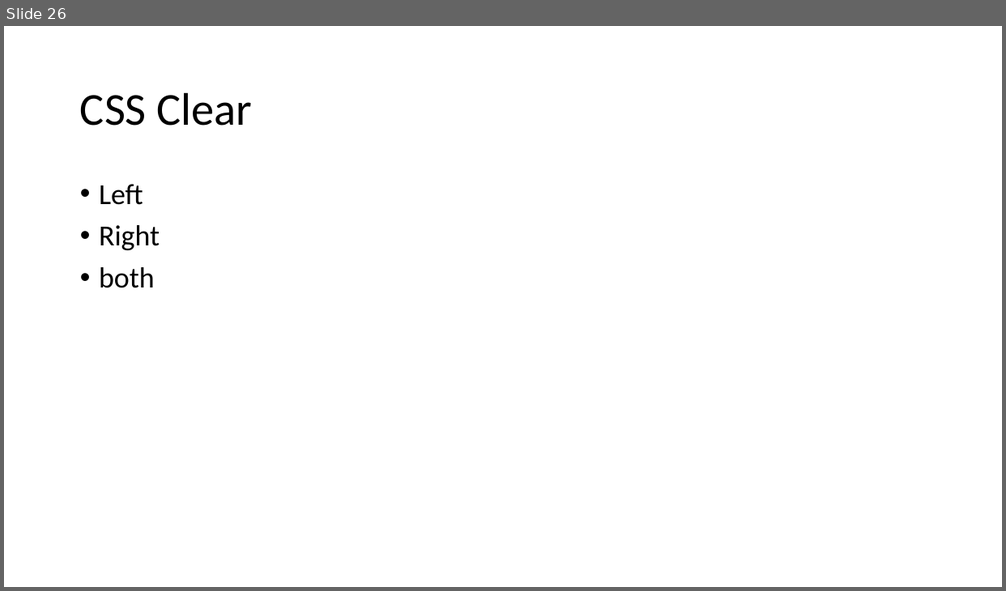
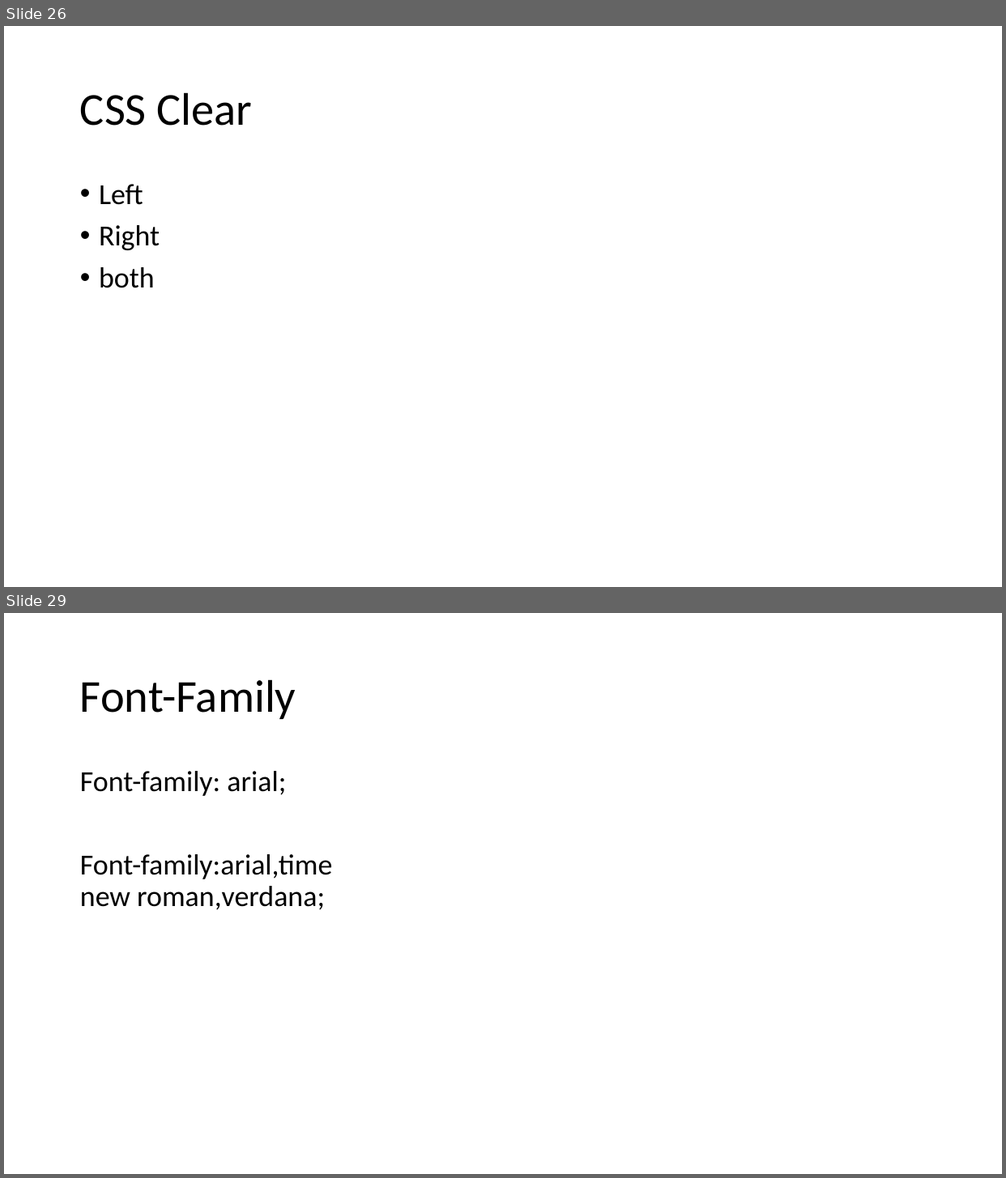
Before and after one commit to PiyushChaturvedii/Batch05, a slide deck: CSS3.pptx. Shown one above the other, each under a label of ours: slide 26 before the commit, slides 26 and 29 after it; the slides between them are not shown. The pictures are 1006x591 and 1006x1178 pixels, drawn with LibreOffice and Linux fonts; fonts in the diff are those of the drawing. Boxes give left, top, right and bottom in pixels: in the first picture for what was removed or moved away, otherwise in the second. Text is boxed around its words. In the diff, an @@ line names an element or a change of style, - is before the commit and + after.

```diff
--- a/CSS3.pptx
+++ b/CSS3.pptx
@@ slide 29 added at bbox=[4, 613, 1002, 1174], background #FFFFFF @@
@@ title added at bbox=[80, 679, 296, 719], 44 pt, text #000000 @@
+Font-Family
@@ text added at bbox=[80, 771, 332, 910], 28 pt, text #000000 @@
+Font-family: arial;
+Font-family:arial,time new roman,verdana;
```
Also in this commit, not shown: 9 other slides added, 6 other files.
